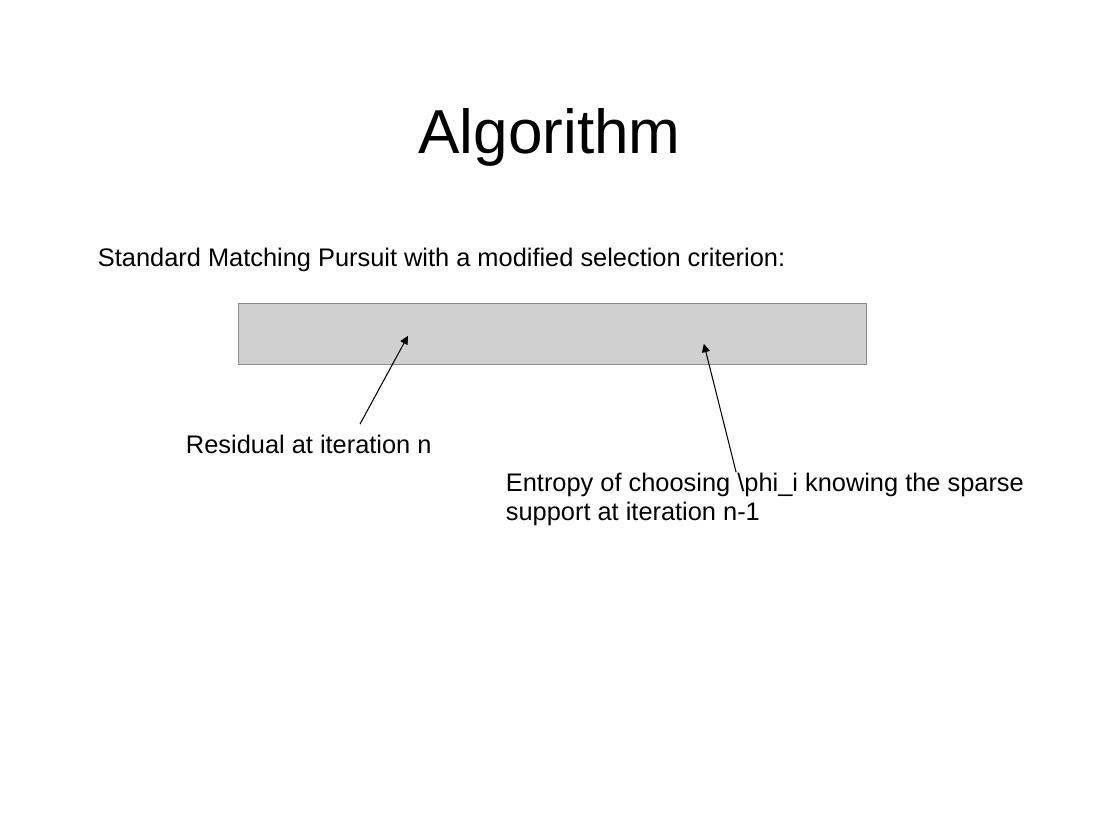
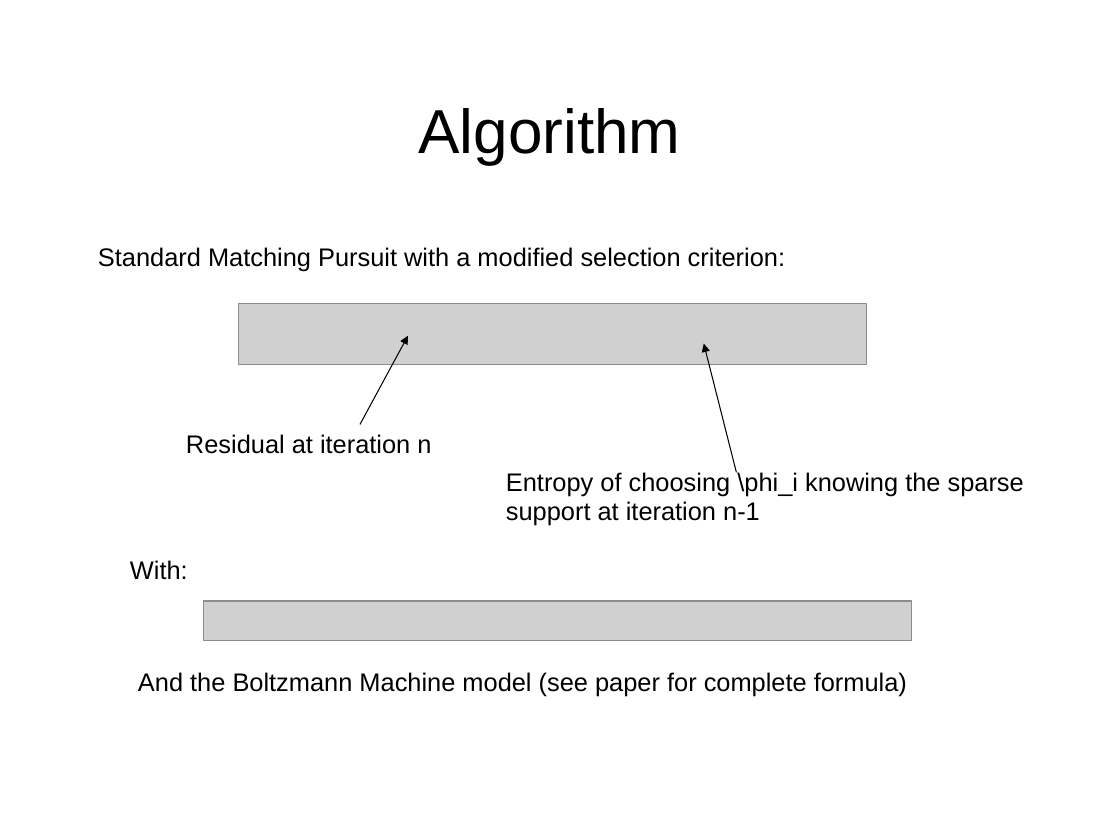
Before and after one commit to mmoussallam/audio-sketch, a slide deck: slide 17 of src/icassp14_fgpt/icassp14/slides.ppt. Drawn at 1120x840 pixels with LibreOffice and Linux fonts; fonts in the diff are those of the drawing; grey boxes stand for pictures; background and template pictures are left out. Boxes give left, top, right and bottom in pixels: in the first picture for what was removed or moved away, otherwise in the second. Text is boxed around its words. In the diff, an @@ line names an element or a change of style, - is before the commit and + after.

```diff
--- a/src/icassp14_fgpt/icassp14/slides.ppt
+++ b/src/icassp14_fgpt/icassp14/slides.ppt
@@ text added at [130, 560, 188, 580], 18 pt, text #000000 @@
+With:
@@ picture added at [203, 601, 912, 640] @@
@@ text added at [138, 672, 907, 697], 18 pt, text #000000 @@
+And the Boltzmann Machine model (see paper for complete formula)
```
Also in this commit, not shown: 4 other slides changed, 5 slides added.
